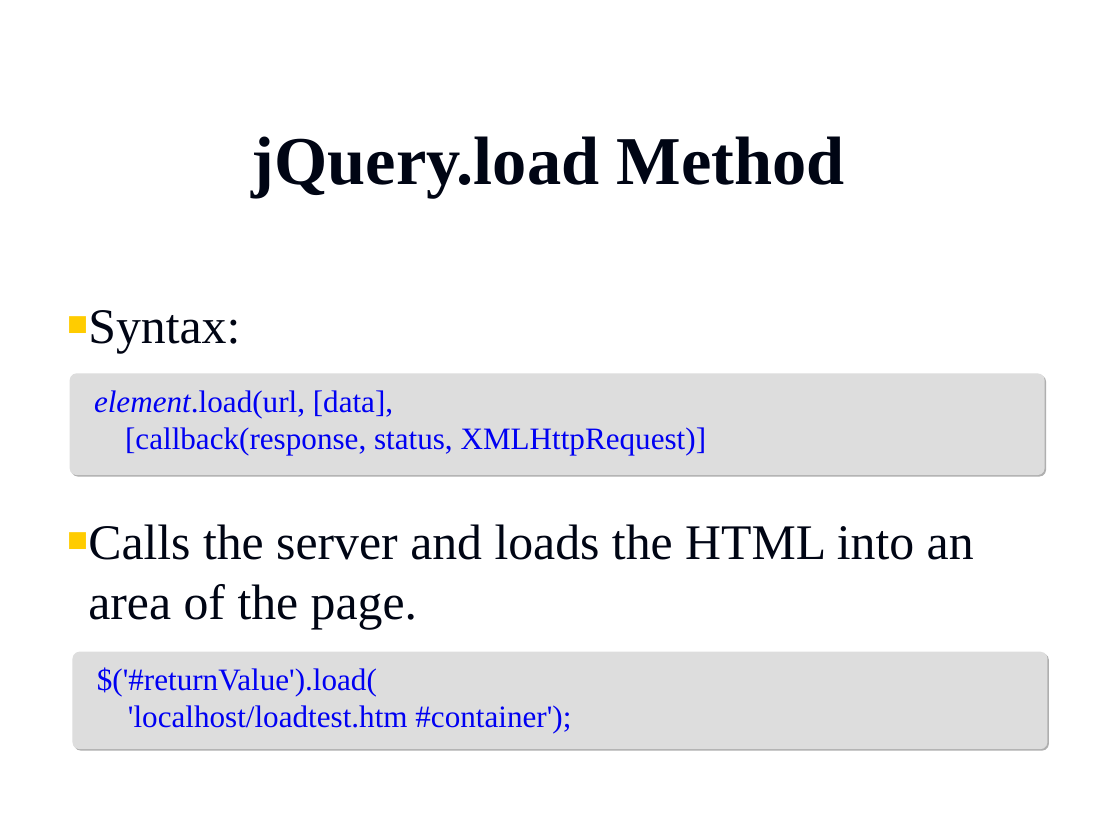
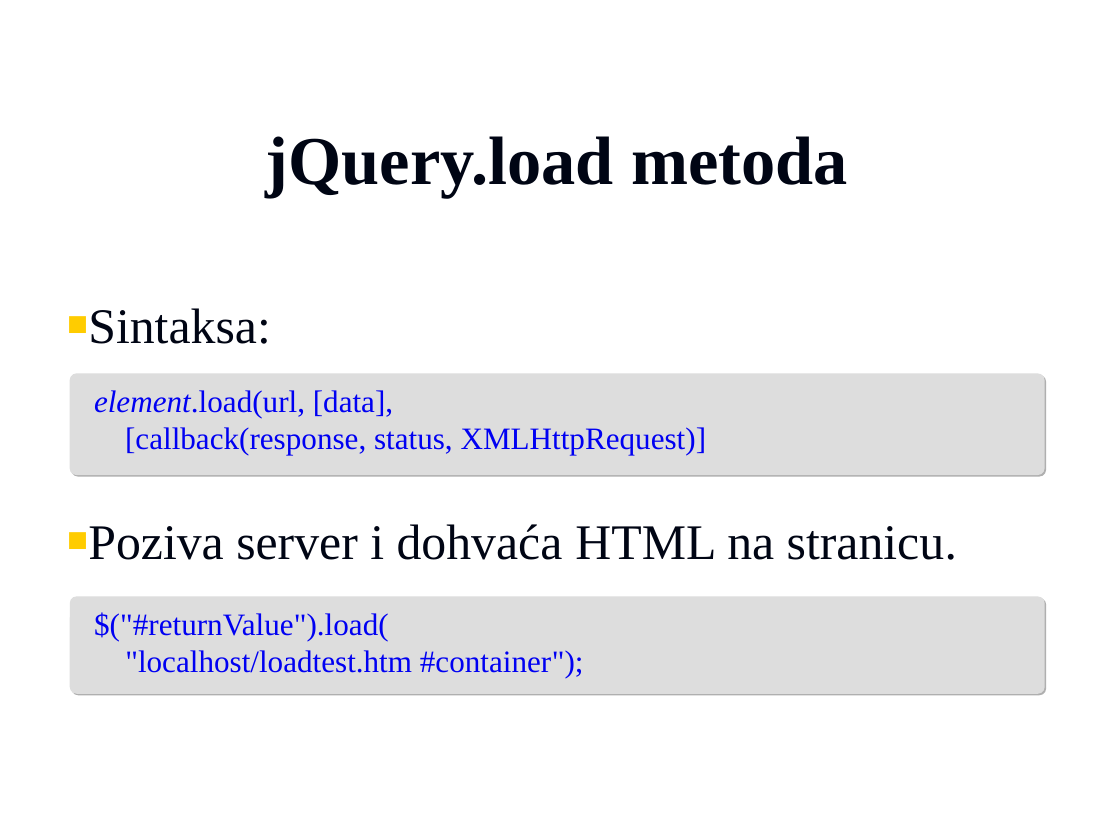
Before and after one commit to vzdesic/PZI, a slide deck: slide 10 of PPTs/16 MVC klijentsko programiranje.ppt. Drawn at 1120x840 pixels with LibreOffice and Linux fonts; fonts in the diff are those of the drawing; background and template pictures are left out. Boxes give left, top, right and bottom in pixels: in the first picture for what was removed or moved away, otherwise in the second. Text is boxed around its words. In the diff, an @@ line names an element or a change of style, - is before the commit and + after.

```diff
--- a/PPTs/16 MVC klijentsko programiranje.ppt
+++ b/PPTs/16 MVC klijentsko programiranje.ppt
@@ title at [266,136,848,198]: text changed @@
-jQuery.load Method
+jQuery.load metoda
@@ text at [88,308,957,560]: text changed @@
-■ Syntax:
-■ Calls the server and loads the HTML into an area of the page.
+■ Sintaksa:
+■ Poziva server i dohvaća HTML na stranicu.
@@ rounded rectangle "$("#returnValue").load( "localhost/loadtest.htm #container") ...": place and size @@
-rounded rectangle "$("#returnValue").load( "localhost/loadtest.htm #container") ..." at [73,652,1047,749]
+rounded rectangle "$("#returnValue").load( "localhost/loadtest.htm #container") ..." at [69,596,1044,693]
@@ text in rounded rectangle at [94,612,584,678]: text changed @@
-$('#returnValue').load(
-'localhost/loadtest.htm #container');
+$("#returnValue").load(
+"localhost/loadtest.htm #container");
```
Also in this commit, not shown: 7 other slides changed, 4 slides added, 4 slides removed, 3 other files.
